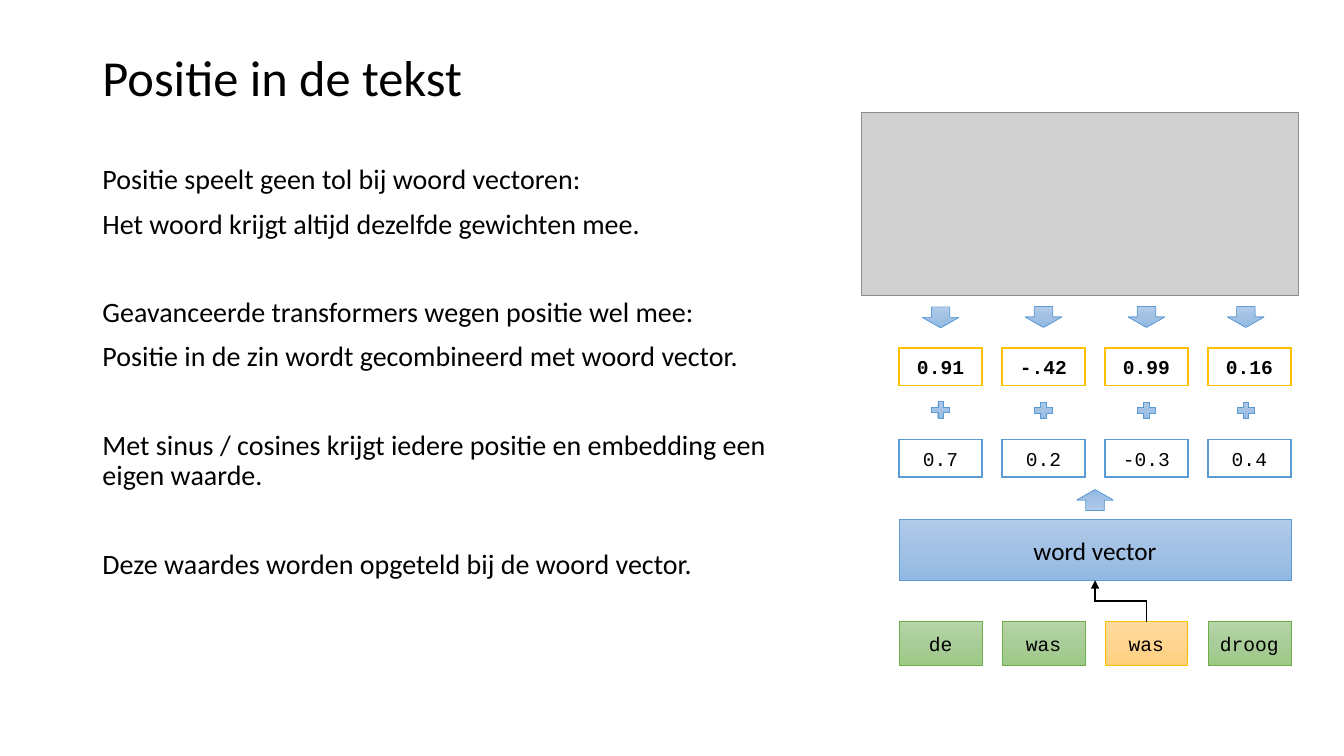
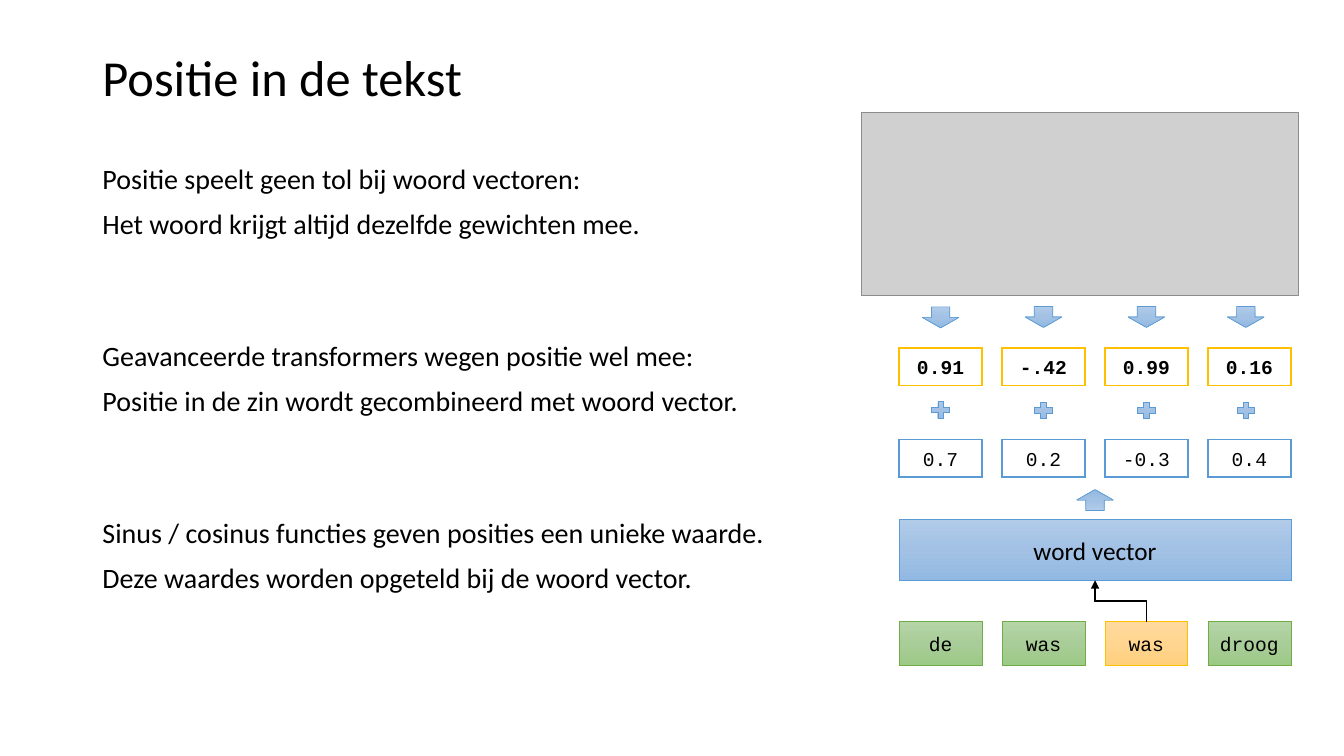
Before and after one commit to LFKoning/knowledge-sharing, a slide deck: slide 56 of python_trainees/5_nlp/python_traineeship_5.pptx (slide 55 before the commit). Drawn at 1344x756 pixels with LibreOffice and Linux fonts; fonts in the diff are those of the drawing; grey boxes stand for pictures. Boxes give left, top, right and bottom in pixels: in the first picture for what was removed or moved away, otherwise in the second. Text is boxed around its words. In the diff, an @@ line names an element or a change of style, - is before the commit and + after.

```diff
--- a/python_trainees/5_nlp/python_traineeship_5.pptx
+++ b/python_trainees/5_nlp/python_traineeship_5.pptx
@@ text at bbox=[102, 523, 764, 548]: text changed @@
-Met sinus / cosines krijgt iedere positie en embedding een eigen waarde.
+Sinus / cosinus functies geven posities een unieke waarde.
```
Also in this commit, not shown: 10 other slides changed, 1 slide added, 2 slides removed, 4 other files.
